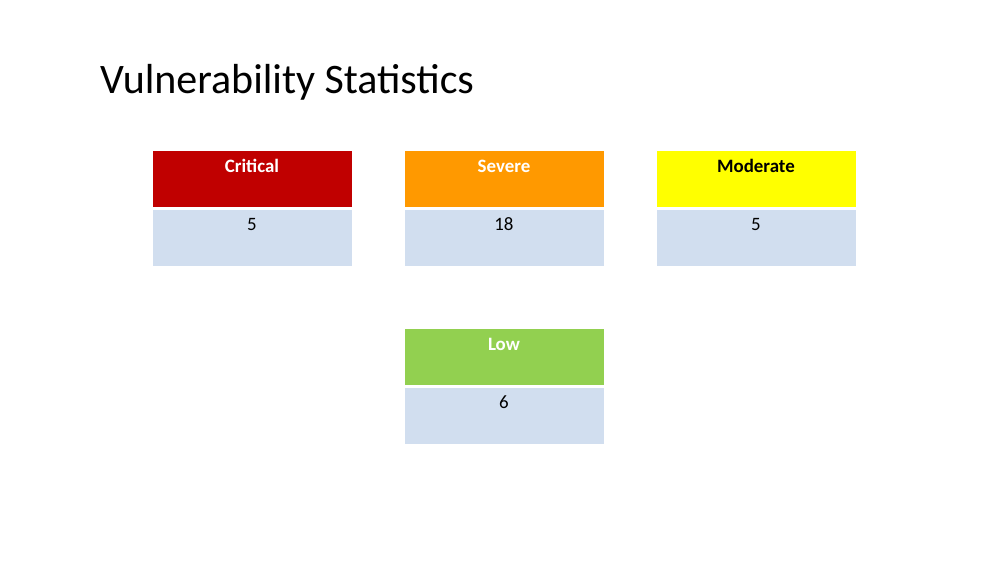
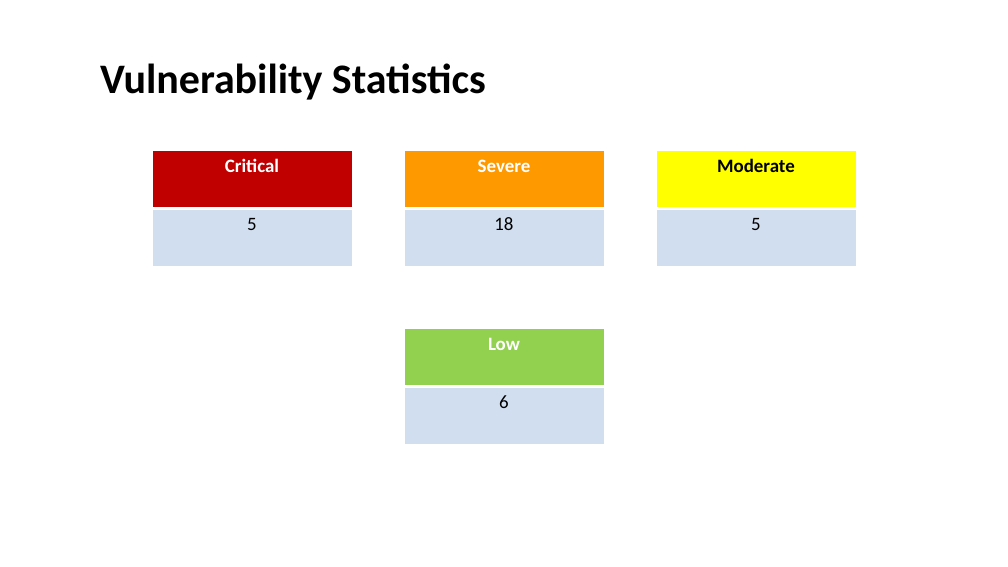
Before and after one commit to RocktimRajkumar/CEH-hack-a-thon, a slide deck: slide 3 of reports/Lifestyle Store/LifeStyle Store Application Reports.pptx. Drawn at 1008x567 pixels with LibreOffice and Linux fonts; fonts in the diff are those of the drawing. Boxes give left, top, right and bottom in pixels: in the first picture for what was removed or moved away, otherwise in the second. Text is boxed around its words. In the diff, an @@ line names an element or a change of style, - is before the commit and + after.

```diff
--- a/reports/Lifestyle Store/LifeStyle Store Application Reports.pptx
+++ b/reports/Lifestyle Store/LifeStyle Store Application Reports.pptx
@@ title "Vulnerability Statistics" at <box>100,63,486,100</box>: bold on @@
```
Also in this commit, not shown: 5 other slides changed, 1 slide removed.
